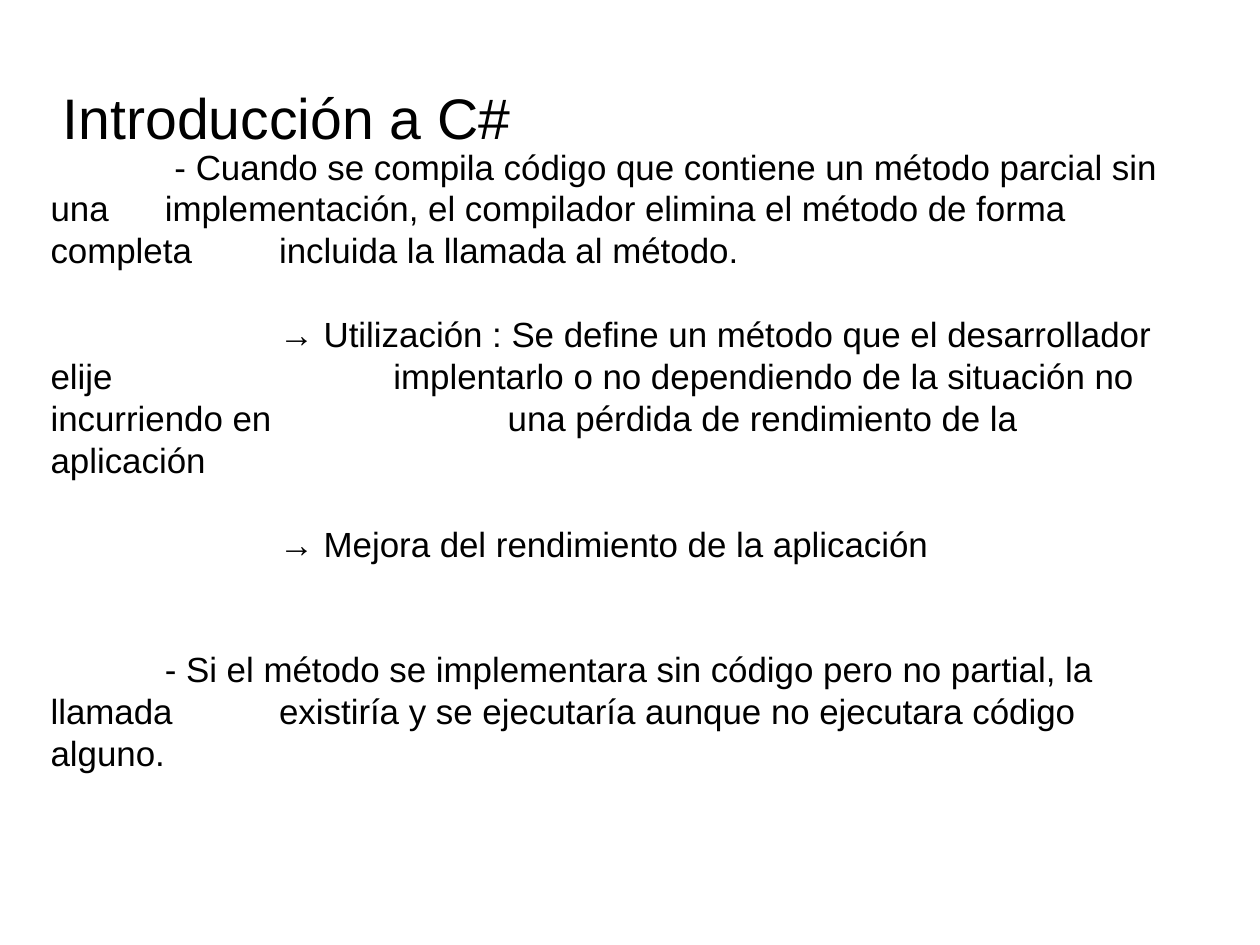
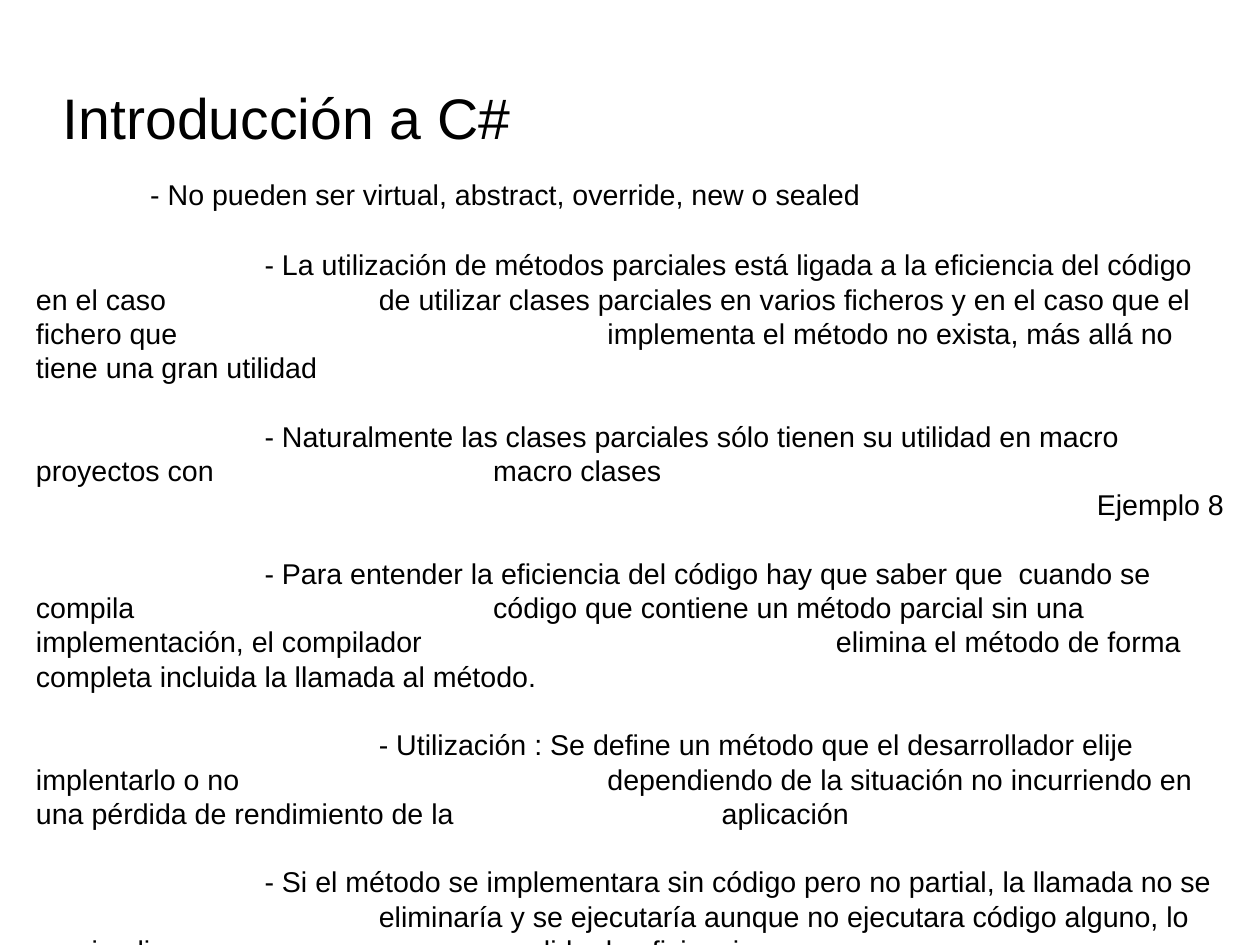
Before and after one commit to videojuegos-abastos/PMV, a slide deck: slide 22 of te/Tema 4 (Chema)/t4.3.- Definiendo miembros de una clase.odp (slide 25 before the commit). Drawn at 1260x945 pixels with LibreOffice and Linux fonts; fonts in the diff are those of the drawing; background and template pictures are left out. Boxes give left, top, right and bottom in pixels: in the first picture for what was removed or moved away, otherwise in the second. Text is boxed around its words. In the diff, an @@ line names an element or a change of style, - is before the commit and + after.

```diff
--- a/te/Tema 4 (Chema)/t4.3.- Definiendo miembros de una clase.odp
+++ b/te/Tema 4 (Chema)/t4.3.- Definiendo miembros de una clase.odp
@@ text "- No pueden ser virtual, ..." at box(36, 184, 1224, 932): vertical alignment middle to top @@
@@ text at box(36, 184, 1224, 932): text changed; size 22 to 18 pt @@
-- Cuando se compila código que contiene un método parcial sin una implementación, el compilador elimina el método de forma completa incluida la llamada al método.
-→ Utilización : Se define un método que el desarrollador elije implentarlo o no dependiendo de la situación no incurriendo en una pérdida de rendimiento de la aplicación
-→ Mejora del rendimiento de la aplicación
-- Si el método se implementara sin código pero no partial, la llamada existiría y se ejecutaría aunque no ejecutara código alguno.
+- No pueden ser virtual, abstract, override, new o sealed
+- La utilización de métodos parciales está ligada a la eficiencia del código en el caso de utilizar clases parciales en varios ficheros y en el caso que el fichero que implementa el método no exista, más allá no tiene una gran utilidad
+- Naturalmente las clases parciales sólo tienen su utilidad en macro proyectos con macro clases
+Ejemplo 8
+- Para entender la eficiencia del código hay que saber que cuando se compila código que contiene un método parcial sin una implementación, el compilador elimina el método de forma completa incluida la llamada al método.
+- Utilización : Se define un método que el desarrollador elije implentarlo o no dependiendo de la situación no incurriendo en una pérdida de rendimiento de la aplicación
+- Si el método se implementara sin código pero no partial, la llamada no se eliminaría y se ejecutaría aunque no ejecutara código alguno, lo que implica una perdida de eficiencia.
```
Also in this commit, not shown: 20 other slides changed, 1 slide added, 4 slides removed, 1 other file.
